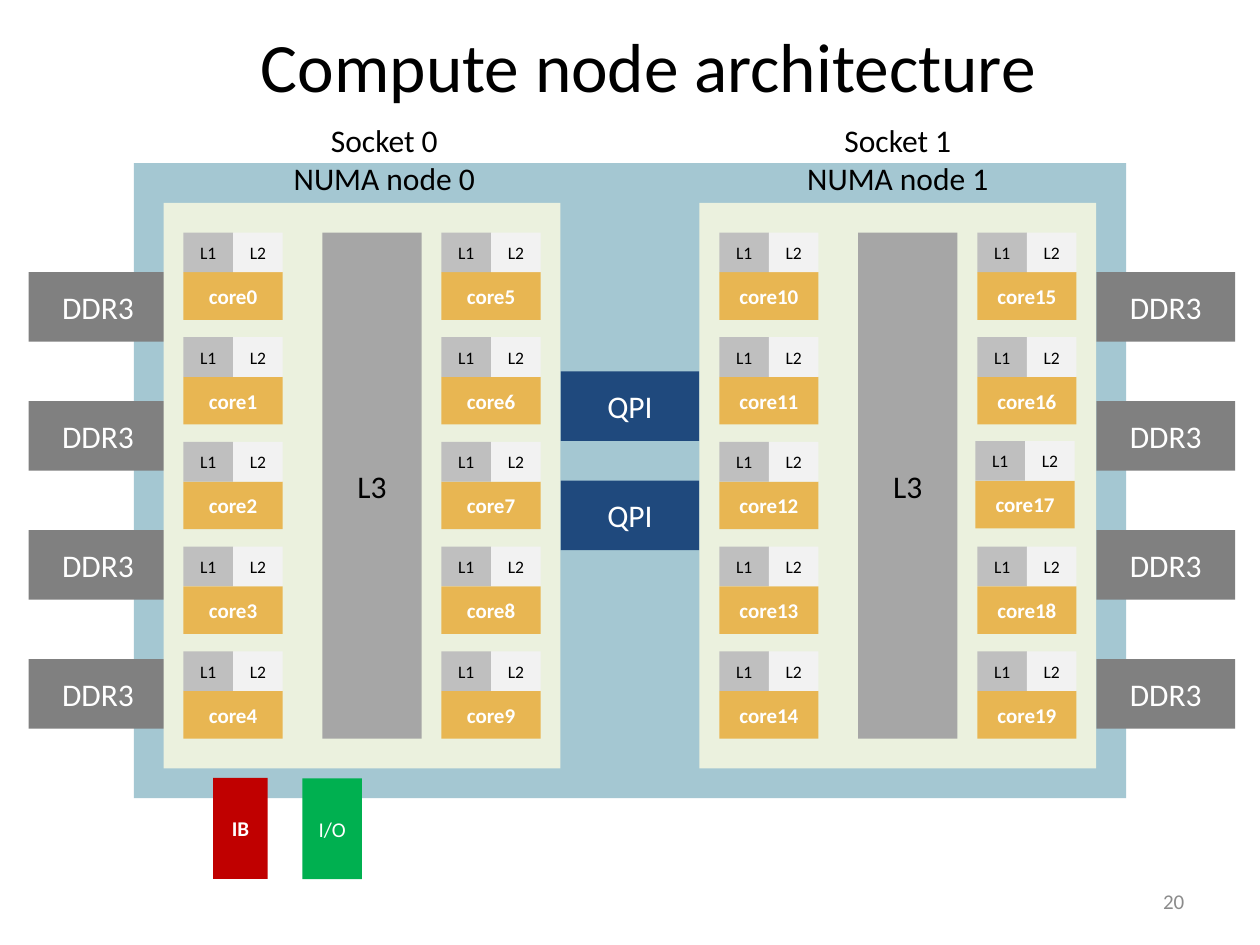
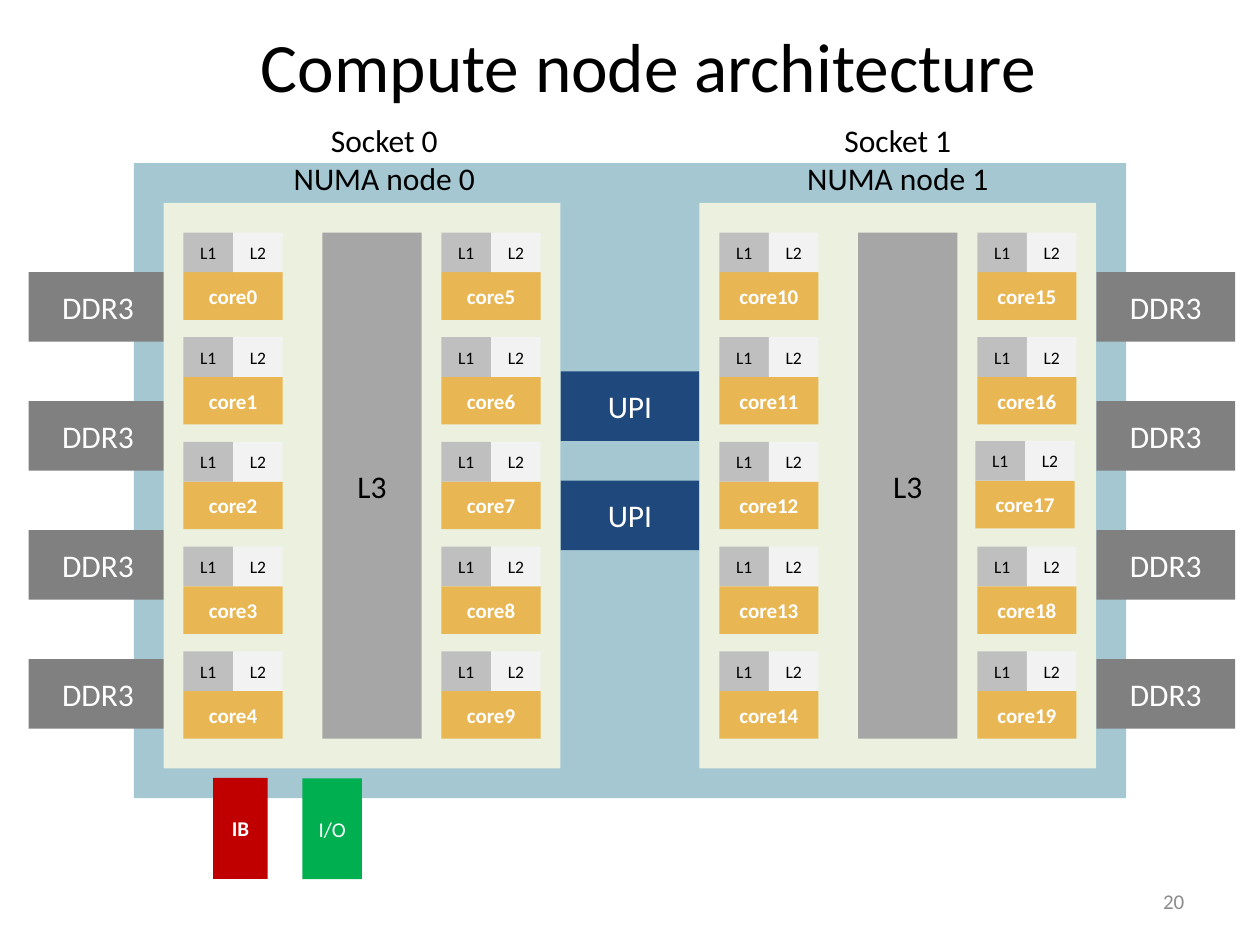
Before and after one commit to gjbex/Code-optimization, a slide deck: slide 20 of code_optimization.pptx. Drawn at 1260x945 pixels with LibreOffice and Linux fonts; fonts in the diff are those of the drawing. Boxes give left, top, right and bottom in pixels: in the first picture for what was removed or moved away, otherwise in the second. Text is boxed around its words. In the diff, an @@ line names an element or a change of style, - is before the commit and + after.

Commit message:
Add Intel mesh architecture slide, update for skylake

```diff
--- a/code_optimization.pptx
+++ b/code_optimization.pptx
@@ text in rectangle at box(608, 397, 652, 419): text changed @@
-QPI
+UPI
@@ text in rectangle at box(608, 506, 652, 528): text changed @@
-QPI
+UPI
```
Also in this commit, not shown: 4 other slides changed, 2 slides added.
